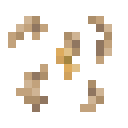
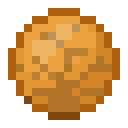
Two versions of the same layered image (128×128). Layer-by-layer changes:
added group "ancients" with 16 layers above "depricated" over box(8, 8, 120, 120)
added group "amber" with 8 layers in group "ancients" over box(8, 8, 120, 120)
added layer "amber top" (75%) in group "amber" over box(8, 8, 120, 120)
added layer "plant" in group "amber" over box(16, 24, 112, 120)
added layer "amber bottom" in group "amber" over box(8, 8, 120, 120)
hid group "fossils" (6 layers), moved it into group "ancients" over box(8, 8, 120, 120)
hid "fossil fragments" over box(8, 16, 112, 112)
